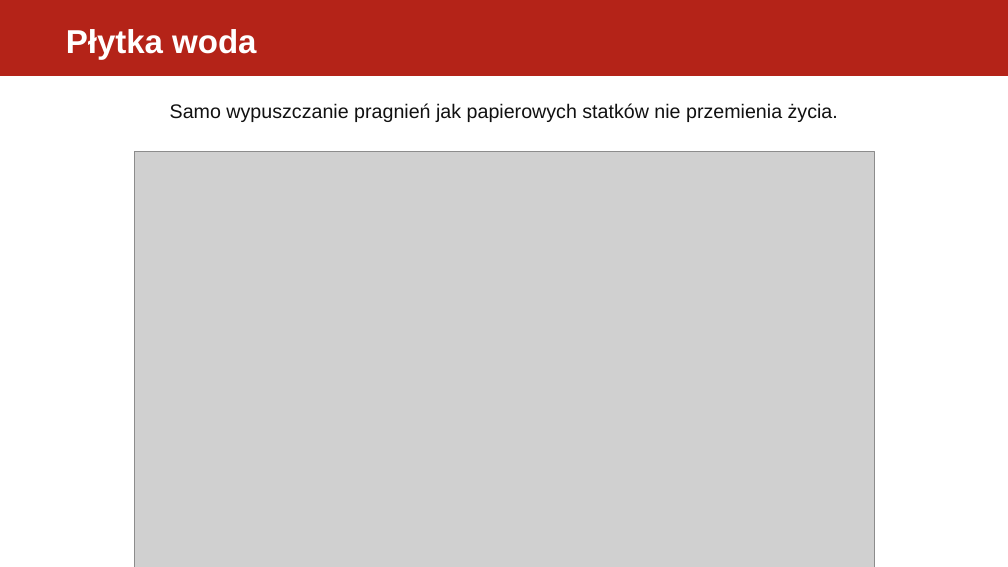
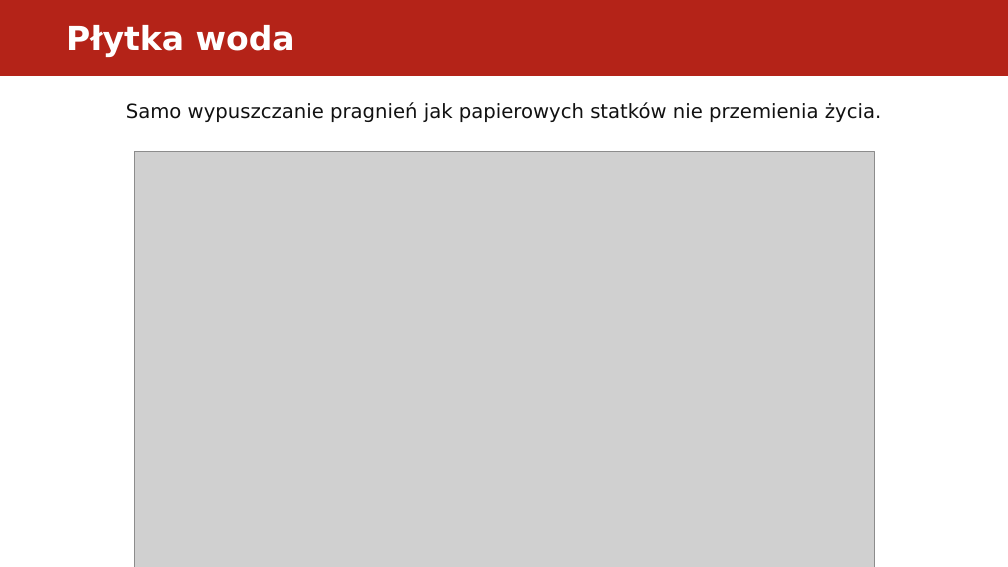
Before and after one commit to folkien/teachings, a slide deck: slide 4 of issue_kurs_kamch_lubecko/3.piecdziesiatnica/dyrektorium_2017_piecdziesiatnica_prezentacja.pptx. Drawn at 1008x567 pixels with LibreOffice and Linux fonts; fonts in the diff are those of the drawing; grey boxes stand for pictures. Boxes give left, top, right and bottom in pixels: in the first picture for what was removed or moved away, otherwise in the second. Text is boxed around its words. In the diff, an @@ line names an element or a change of style, - is before the commit and + after.

```diff
--- a/issue_kurs_kamch_lubecko/3.piecdziesiatnica/dyrektorium_2017_piecdziesiatnica_prezentacja.pptx
+++ b/issue_kurs_kamch_lubecko/3.piecdziesiatnica/dyrektorium_2017_piecdziesiatnica_prezentacja.pptx
@@ text at [66, 25, 295, 57]: text changed; font Arial to DejaVu Sans @@
-Płytka woda
+P‌łytka woda
@@ text "P‌łytka woda" at [66, 25, 295, 57]: vertical alignment middle to top @@
@@ text "Samo wypuszczanie pragnień jak papierowych ..." at [126, 102, 881, 122]: font Arial to DejaVu Sans @@
```
Also in this commit, not shown: 5 other slides changed, 10 other files.
